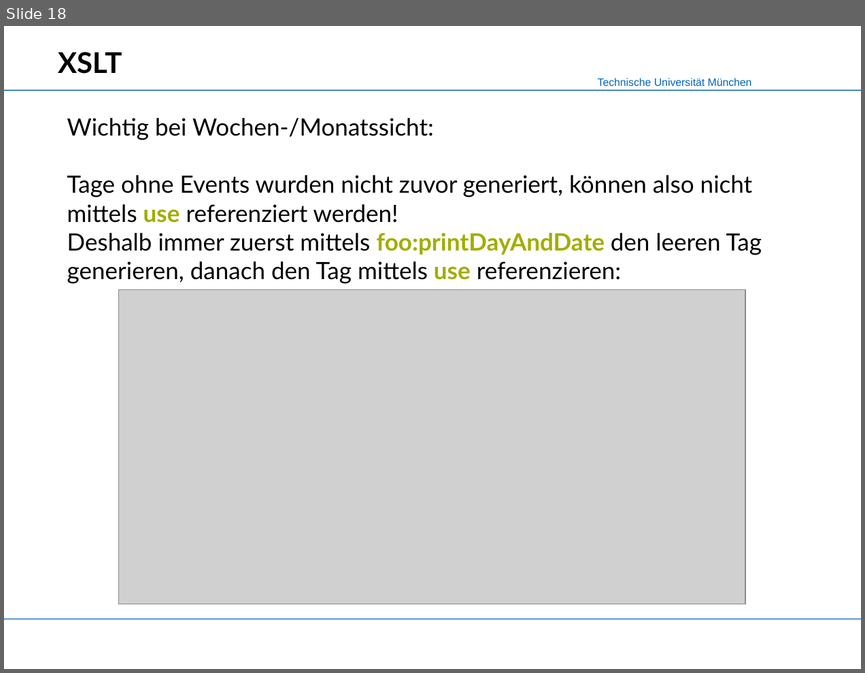
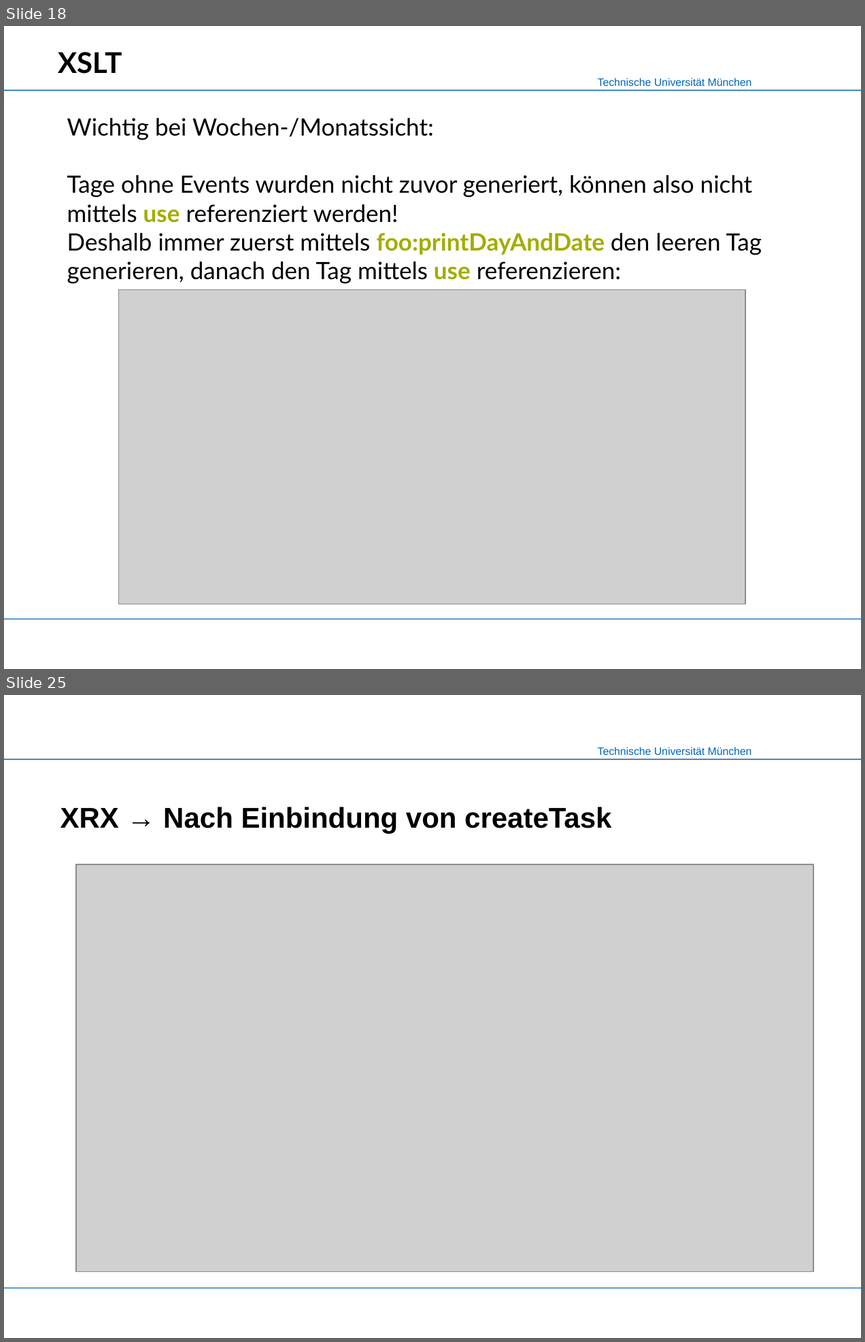
Before and after one commit to mokshasoul/XML-Praktikum, a slide deck: Slides/Slides_CalendarX.ppt. Shown one above the other, each under a label of ours: slide 18 before the commit, slides 18 and 25 after it; the slides between them are not shown. The pictures are 865x673 and 865x1342 pixels, drawn with LibreOffice and Linux fonts; fonts in the diff are those of the drawing; grey boxes stand for pictures; background and template pictures are left out. Boxes give left, top, right and bottom in pixels: in the first picture for what was removed or moved away, otherwise in the second. Text is boxed around its words. In the diff, an @@ line names an element or a change of style, - is before the commit and + after.

```diff
--- a/Slides/Slides_CalendarX.ppt
+++ b/Slides/Slides_CalendarX.ppt
@@ slide 25 added at (x1=4, y1=695, x2=861, y2=1338), background #FFFFFF; not listed: 4 template elements that a slide beside it also shows @@
@@ title added at (x1=60, y1=807, x2=611, y2=833), 24 pt, text #000000, bold @@
+XRX → Nach Einbindung von createTask
@@ picture added at (x1=76, y1=864, x2=813, y2=1272) @@
```
Also in this commit, not shown: 6 other slides added, 8 other files.
